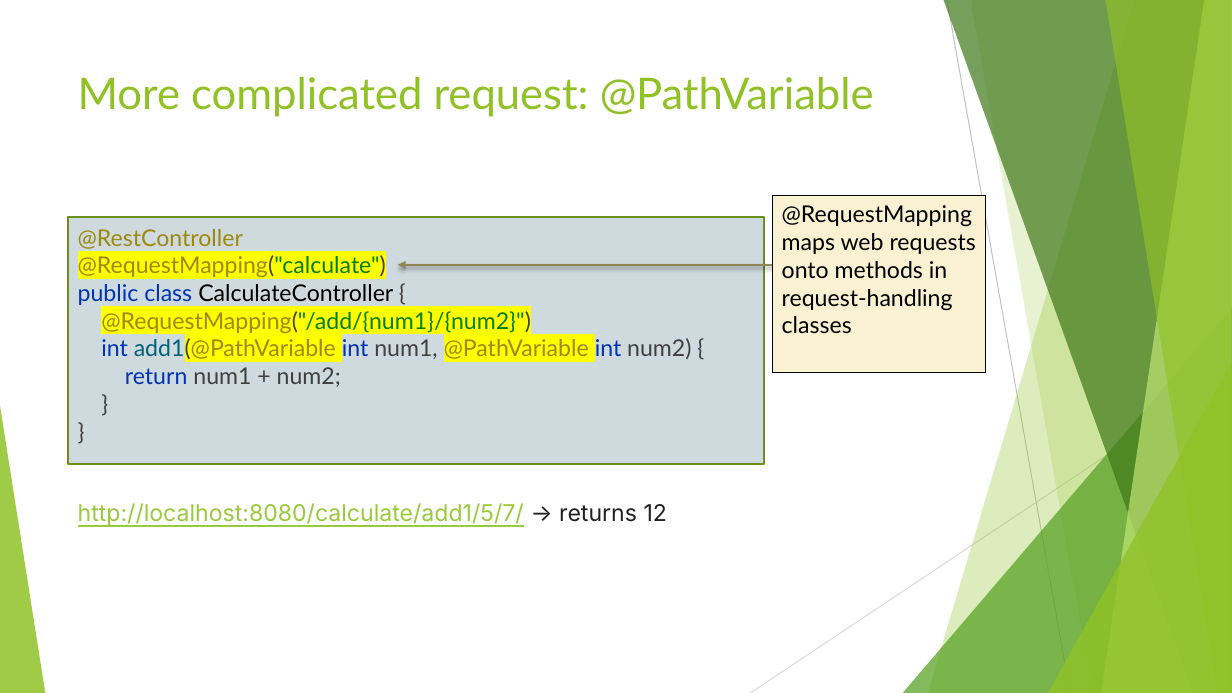
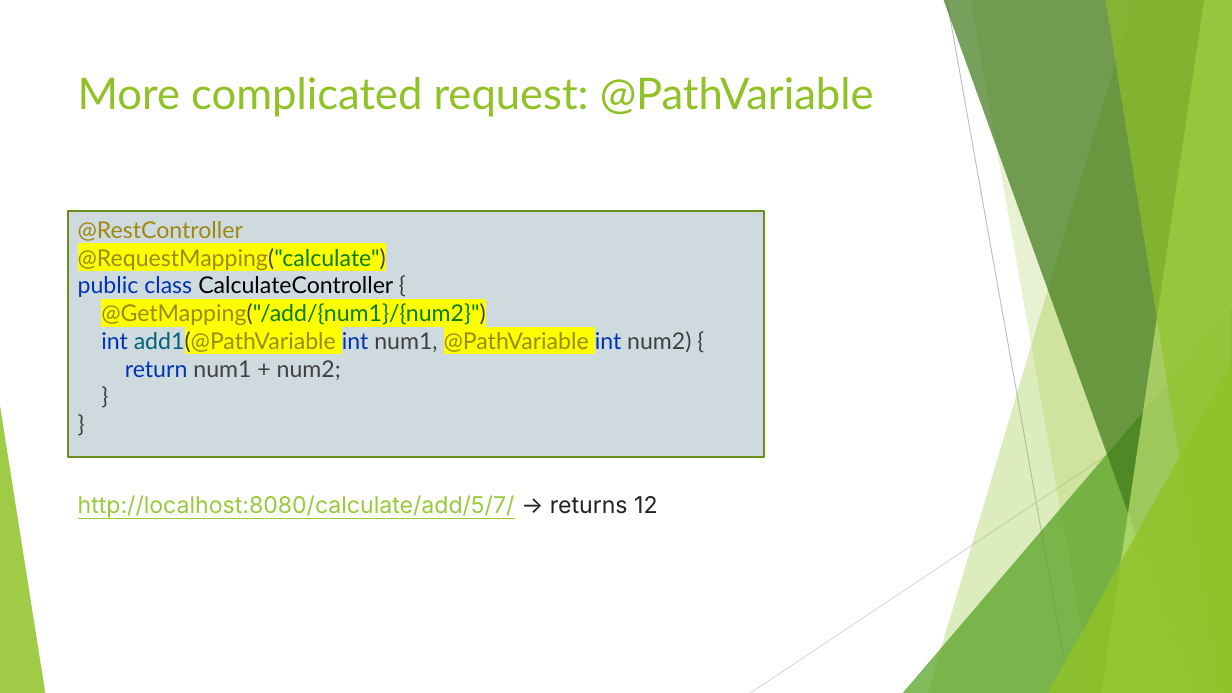
Before and after one commit to ybensman/SpringMicroserviceDemo, a slide deck: slide 10 of Spring_Beginners_2_SpringBootForMS.pptx. Drawn at 1232x693 pixels with LibreOffice and Linux fonts; fonts in the diff are those of the drawing. Boxes give left, top, right and bottom in pixels: in the first picture for what was removed or moved away, otherwise in the second. Text is boxed around its words. In the diff, an @@ line names an element or a change of style, - is before the commit and + after.

```diff
--- a/Spring_Beginners_2_SpringBootForMS.pptx
+++ b/Spring_Beginners_2_SpringBootForMS.pptx
@@ rectangle removed at [773, 195, 985, 372] @@
-@RequestMapping maps web requests onto methods in request-handling classes
@@ rectangle: place and size @@
-rectangle at [68, 217, 764, 464]
+rectangle at [68, 211, 764, 457]
@@ text at [78, 221, 691, 519]: text changed @@
-@RestController
-@RequestMapping("calculate")
-public class CalculateController {
-@RequestMapping("/add/{num1}/{num2}")
-int add1(@PathVariable int num1, @PathVariable int num2) {
-return num1 + num2;
-}
-}
-http://localhost:8080/calculate/add1/5/7/ -> returns 12
+@RestController
+@RequestMapping("calculate")
+public class CalculateController {
+@GetMapping("/add/{num1}/{num2}")
+int add1(@PathVariable int num1, @PathVariable int num2) {
+return num1 + num2;
+}
+}
+http://localhost:8080/calculate/add/5/7/ -> returns 12
@@ arrow removed from (773, 265) to (397, 265) @@
```
Also in this commit, not shown: 8 other slides changed, 2 slides added.
